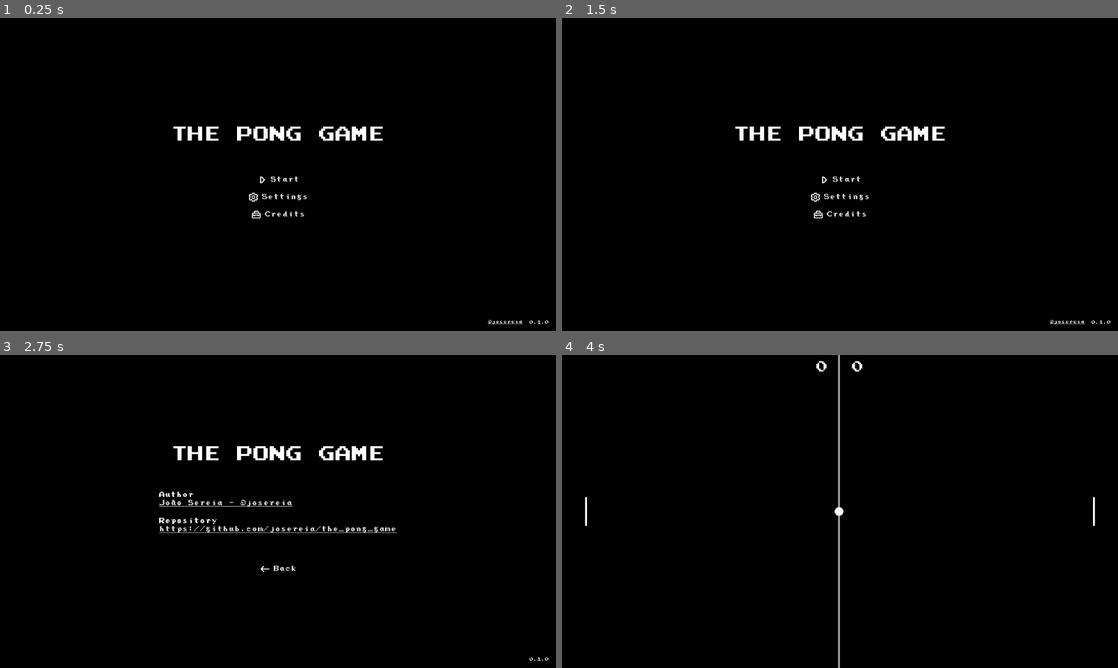
Above: before the commit, frames 1-4 (two rows, left to right).
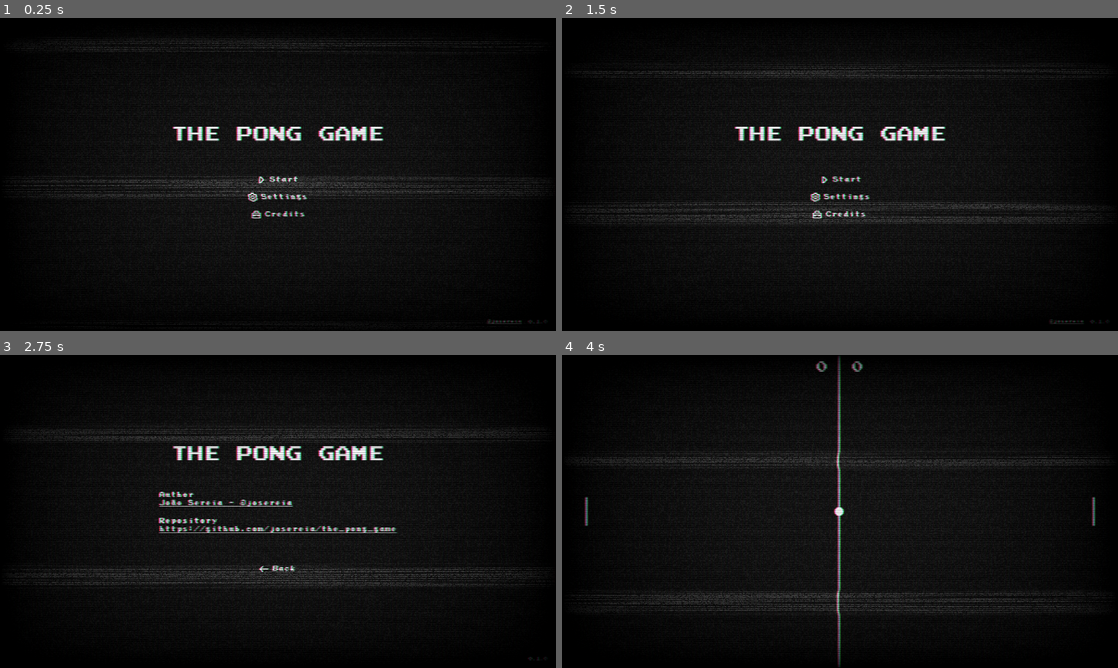
Above: after the commit, the same moments.

Repository: josereia/the_pong_game
Game: Godot game, scene res://scenes/main.tscn
Same seed, same stepped clock (60 frames per second), same inputs: the game is played once before the commit and once after it.
Inputs:
- Up to frame 1 (0.25 s): no input
- Up to frame 2 (1.5 s): click "Settings" at 0.5 s; click "Back" at 1.25 s
- Up to frame 3 (2.75 s): click "Credits" at 2 s
- Up to frame 4 (4 s): click "Back" at 2.75 s; click "Start" at 3.5 s

The runs differ from the first frame. In frame 1, 11% of the frame differs, in the area x 1-99%, y 6-99%; in frame 2, 12%; in frame 3, 13%, in the area x 1-99%, y 11-98%; in frame 4, 12%.

Commit message:
feat(scenes): add VHS/CRT effect to all scenes

Diff:
--- a/scenes/credits.tscn
+++ b/scenes/credits.tscn
@@ -1,8 +1,9 @@
-[gd_scene load_steps=4 format=3 uid="uid://dbah4fwvwatcs"]
+[gd_scene load_steps=5 format=3 uid="uid://dbah4fwvwatcs"]
 
 [ext_resource type="Theme" uid="uid://cgyjt8d4iodac" path="res://styles/theme.tres" id="1_vwpw4"]
 [ext_resource type="Script" path="res://scripts/credits.gd" id="1_yu5x1"]
 [ext_resource type="Texture2D" uid="uid://bxpnvnt8bi1an" path="res://assets/left-arrow.png" id="3_bxwh3"]
+[ext_resource type="Material" uid="uid://dmyja0dd5bxuc" path="res://materials/vhs_material.tres" id="4_pdn4y"]
 
 [node name="Credits" type="Control"]
 layout_mode = 3
@@ -13,12 +14,13 @@
 grow_vertical = 2
 script = ExtResource("1_yu5x1")
 
-[node name="ColorRect" type="ColorRect" parent="."]
+[node name="BackgroundColorRect" type="ColorRect" parent="."]
 custom_minimum_size = Vector2(1152, 648)
-layout_mode = 0
-offset_right = 1152.0
+offset_left = -2.0
+offset_right = 1150.0
 offset_bottom = 648.0
-color = Color(0, 0, 0, 1)
+mouse_filter = 2
+color = Color(0.0941176, 0.0941176, 0.0941176, 1)
 
 [node name="CenterContainer" type="VBoxContainer" parent="."]
 custom_minimum_size = Vector2(1152, 648)
@@ -99,4 +101,12 @@
 horizontal_alignment = 1
 vertical_alignment = 1
 
+[node name="ShaderColorRect" type="ColorRect" parent="."]
+material = ExtResource("4_pdn4y")
+custom_minimum_size = Vector2(1152, 648)
+offset_right = 1152.0
+offset_bottom = 648.0
+mouse_filter = 2
+color = Color(0, 0, 0, 1)
+
 [connection signal="pressed" from="CenterContainer/BackButton" to="." method="_on_back_button_pressed"]
--- a/scenes/game.tscn
+++ b/scenes/game.tscn
@@ -1,10 +1,11 @@
-[gd_scene load_steps=7 format=3 uid="uid://txfe6lu6qwbq"]
+[gd_scene load_steps=8 format=3 uid="uid://txfe6lu6qwbq"]
 
 [ext_resource type="Script" path="res://scripts/game.gd" id="1_i31ni"]
 [ext_resource type="Texture2D" uid="uid://b43o04vx3dc5v" path="res://assets/divider.png" id="2_c8wck"]
 [ext_resource type="Texture2D" uid="uid://dv2571cuhkkta" path="res://assets/player.png" id="3_756rm"]
 [ext_resource type="Texture2D" uid="uid://bgbpmmcmoyn7e" path="res://assets/ball.png" id="4_7yd1x"]
 [ext_resource type="Theme" uid="uid://cgyjt8d4iodac" path="res://styles/theme.tres" id="5_8a13n"]
+[ext_resource type="Material" uid="uid://dmyja0dd5bxuc" path="res://materials/vhs_material.tres" id="6_owvj6"]
 
 [sub_resource type="RectangleShape2D" id="RectangleShape2D_xtmsu"]
 size = Vector2(20, 648)
@@ -12,11 +13,11 @@
 [node name="Game" type="Node2D"]
 script = ExtResource("1_i31ni")
 
-[node name="ColorRect" type="ColorRect" parent="."]
-custom_minimum_size = Vector2(1152, 648)
+[node name="BackgroundColorRect" type="ColorRect" parent="."]
 offset_right = 1152.0
 offset_bottom = 648.0
-color = Color(0, 0, 0, 1)
+mouse_filter = 2
+color = Color(0.0941176, 0.0941176, 0.0941176, 1)
 
 [node name="Scores" type="Control" parent="."]
 layout_mode = 3
@@ -80,3 +81,11 @@
 [node name="CollisionShape2D" type="CollisionShape2D" parent="Player2Area"]
 position = Vector2(10, 324)
 shape = SubResource("RectangleShape2D_xtmsu")
+
+[node name="ShaderColorRect" type="ColorRect" parent="."]
+material = ExtResource("6_owvj6")
+custom_minimum_size = Vector2(1152, 648)
+offset_right = 1152.0
+offset_bottom = 648.0
+mouse_filter = 2
+color = Color(0, 0, 0, 1)
--- a/scenes/main.tscn
+++ b/scenes/main.tscn
@@ -1,22 +1,24 @@
-[gd_scene load_steps=6 format=3 uid="uid://blpyqrycddmlj"]
+[gd_scene load_steps=7 format=3 uid="uid://blpyqrycddmlj"]
 
 [ext_resource type="Theme" uid="uid://cgyjt8d4iodac" path="res://styles/theme.tres" id="1_luhml"]
 [ext_resource type="Script" path="res://scripts/main.gd" id="1_xt7vi"]
 [ext_resource type="Texture2D" uid="uid://b12ierx2ee0h" path="res://assets/play.png" id="2_jfqm4"]
 [ext_resource type="Texture2D" uid="uid://orqsbn61l8vv" path="res://assets/settings.png" id="4_yiryf"]
 [ext_resource type="Texture2D" uid="uid://chixswvfni3fn" path="res://assets/suitcase.png" id="5_uf8sb"]
+[ext_resource type="Material" uid="uid://dmyja0dd5bxuc" path="res://materials/vhs_material.tres" id="6_53gp1"]
 
 [node name="Main" type="Control"]
 layout_mode = 3
 anchors_preset = 0
 script = ExtResource("1_xt7vi")
 
-[node name="ColorRect" type="ColorRect" parent="."]
+[node name="BackgroundColorRect" type="ColorRect" parent="."]
 custom_minimum_size = Vector2(1152, 648)
-layout_mode = 0
-offset_right = 1152.0
+offset_left = -2.0
+offset_right = 1150.0
 offset_bottom = 648.0
-color = Color(0, 0, 0, 1)
+mouse_filter = 2
+color = Color(0.0941176, 0.0941176, 0.0941176, 1)
 
 [node name="CenterContainer" type="VBoxContainer" parent="."]
 custom_minimum_size = Vector2(1152, 648)
@@ -93,6 +95,15 @@
 text = "@josereia"
 uri = "https://github.com/josereia"
 
+[node name="ShaderColorRect" type="ColorRect" parent="."]
+material = ExtResource("6_53gp1")
+custom_minimum_size = Vector2(1152, 648)
+layout_mode = 0
+offset_right = 1152.0
+offset_bottom = 648.0
+mouse_filter = 2
+color = Color(0, 0, 0, 1)
+
 [connection signal="pressed" from="CenterContainer/VBoxContainer/StartButton" to="." method="_on_start_button_pressed"]
 [connection signal="pressed" from="CenterContainer/VBoxContainer/SettingsButton" to="." method="_on_settings_button_pressed"]
 [connection signal="pressed" from="CenterContainer/VBoxContainer/CreditsButton" to="." method="_on_credits_button_pressed"]
--- a/scenes/settings.tscn
+++ b/scenes/settings.tscn
@@ -1,8 +1,9 @@
-[gd_scene load_steps=4 format=3 uid="uid://bpuw7jd3803au"]
+[gd_scene load_steps=5 format=3 uid="uid://bpuw7jd3803au"]
 
 [ext_resource type="Script" path="res://scripts/settings.gd" id="1_vtn88"]
 [ext_resource type="Theme" uid="uid://cgyjt8d4iodac" path="res://styles/theme.tres" id="2_qhiu2"]
 [ext_resource type="Texture2D" uid="uid://bxpnvnt8bi1an" path="res://assets/left-arrow.png" id="3_cu2uc"]
+[ext_resource type="Material" uid="uid://dmyja0dd5bxuc" path="res://materials/vhs_material.tres" id="4_i706o"]
 
 [node name="Settings" type="Control"]
 layout_mode = 3
@@ -13,14 +14,17 @@
 grow_vertical = 2
 script = ExtResource("1_vtn88")
 
-[node name="ColorRect" type="ColorRect" parent="."]
+[node name="BackgroundColorRect" type="ColorRect" parent="."]
 custom_minimum_size = Vector2(1152, 648)
-offset_right = 1152.0
+offset_left = -2.0
+offset_right = 1150.0
 offset_bottom = 648.0
-color = Color(0, 0, 0, 1)
+mouse_filter = 2
+color = Color(0.0941176, 0.0941176, 0.0941176, 1)
 
 [node name="CenterContainer" type="VBoxContainer" parent="."]
 custom_minimum_size = Vector2(1152, 648)
+layout_mode = 0
 offset_right = 1152.0
 offset_bottom = 648.0
 size_flags_horizontal = 3
@@ -75,6 +79,7 @@
 flat = true
 
 [node name="VersionLabel" type="Label" parent="."]
+layout_mode = 0
 offset_left = 1093.0
 offset_top = 619.0
 offset_right = 1141.0
@@ -86,6 +91,7 @@
 vertical_alignment = 1
 
 [node name="CreditsLinkButton" type="LinkButton" parent="."]
+layout_mode = 0
 offset_left = 1011.0
 offset_top = 625.0
 offset_right = 1083.0
@@ -95,5 +101,13 @@
 text = "@josereia"
 uri = "https://github.com/josereia"
 
+[node name="ShaderColorRect" type="ColorRect" parent="."]
+material = ExtResource("4_i706o")
+custom_minimum_size = Vector2(1152, 648)
+offset_right = 1152.0
+offset_bottom = 648.0
+mouse_filter = 2
+color = Color(0, 0, 0, 1)
+
 [connection signal="item_selected" from="CenterContainer/VBoxContainer/LanguageContainer/LanguageOptionButton" to="." method="_on_language_option_button_item_selected"]
 [connection signal="pressed" from="CenterContainer/BackButton" to="." method="_on_back_button_pressed"]
